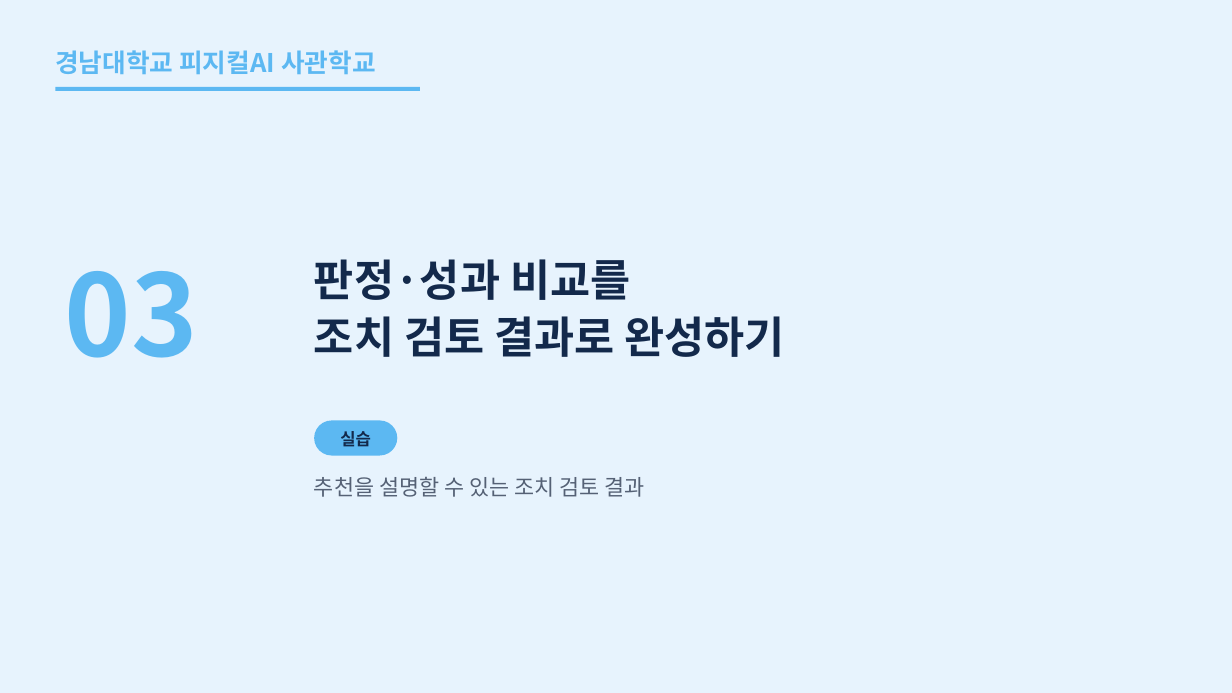
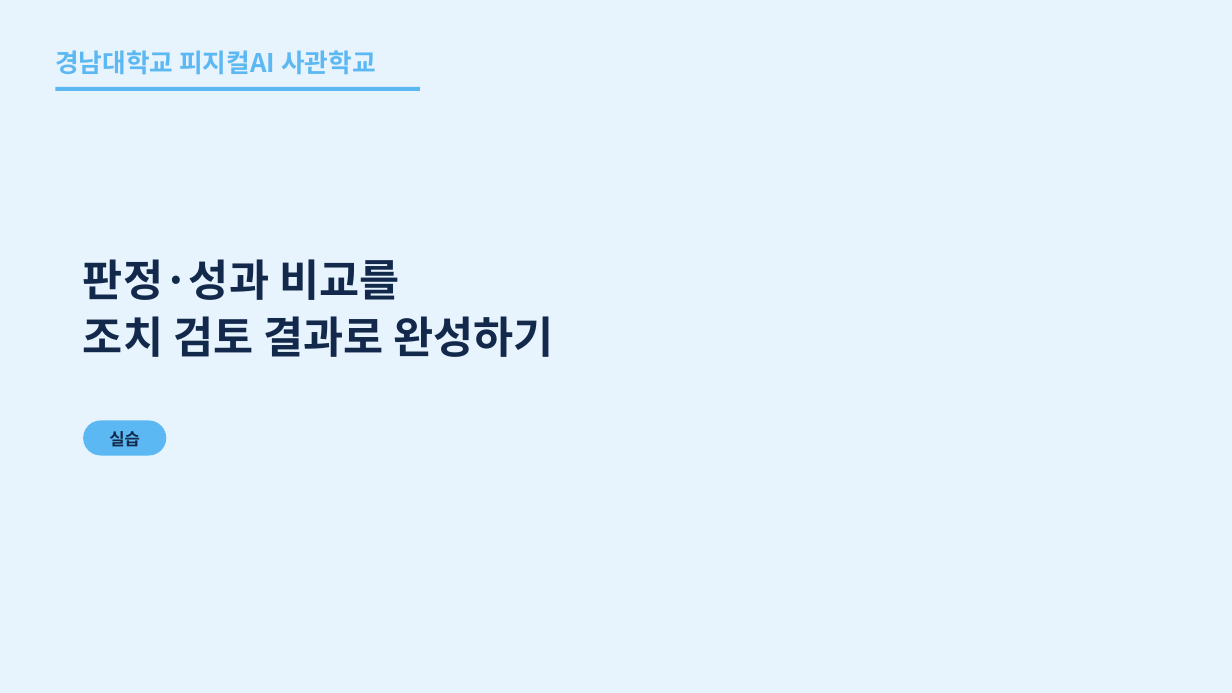
Before and after one commit to uengine-oss/hyd-iot-edu, a slide deck: slide 22 of workspace/강의제작/산출물/실전반/이론/03회차/실전반_03일차.pptx (slide 21 before the commit). Drawn at 1232x693 pixels with LibreOffice and Linux fonts; fonts in the diff are those of the drawing. Boxes give left, top, right and bottom in pixels: in the first picture for what was removed or moved away, otherwise in the second. Text is boxed around its words. In the diff, an @@ line names an element or a change of style, - is before the commit and + after.

Commit message:
실전반 3회차 덱 U1~U3(1~23장) 새 판 — 통합 3회차 U3 원본으로 성과 평가 단원을 다시 쓰고 실습1 · 2 소개를 지금 랩대로, 단원마다 독립 검토 지적(3 · 2 · 6건) 고침 · 남은일에 실전 3회차 32 · 33행 미충족 · 동기화.py pull이 이미 없는 파일을 지우다 멈추던 결함

```diff
--- a/workspace/강의제작/산출물/실전반/이론/03회차/실전반_03일차.pptx
+++ b/workspace/강의제작/산출물/실전반/이론/03회차/실전반_03일차.pptx
@@ text "판정·성과 비교를": place and size @@
-text "판정·성과 비교를" at [314, 259, 784, 357]
+text "판정·성과 비교를" at [83, 259, 553, 357]
@@ text removed at [64, 271, 197, 358] @@
-03
@@ text "실습": place and size @@
-text "실습" at [340, 431, 371, 447]
+text "실습" at [109, 431, 140, 447]
@@ rounded rectangle: place and size @@
-rounded rectangle at [314, 421, 397, 456]
+rounded rectangle at [83, 421, 166, 456]
@@ text removed at [314, 477, 645, 497] @@
-추천을 설명할 수 있는 조치 검토 결과
```
Also in this commit, not shown: 61 other slides changed, 13 slides added, 12 slides removed, 4 other files.
